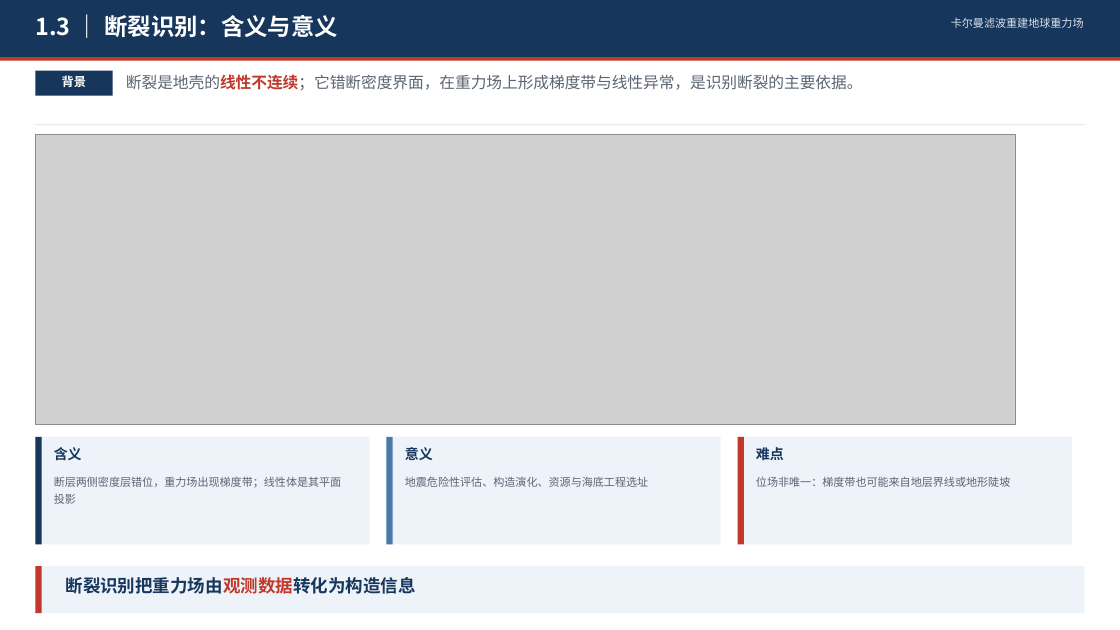
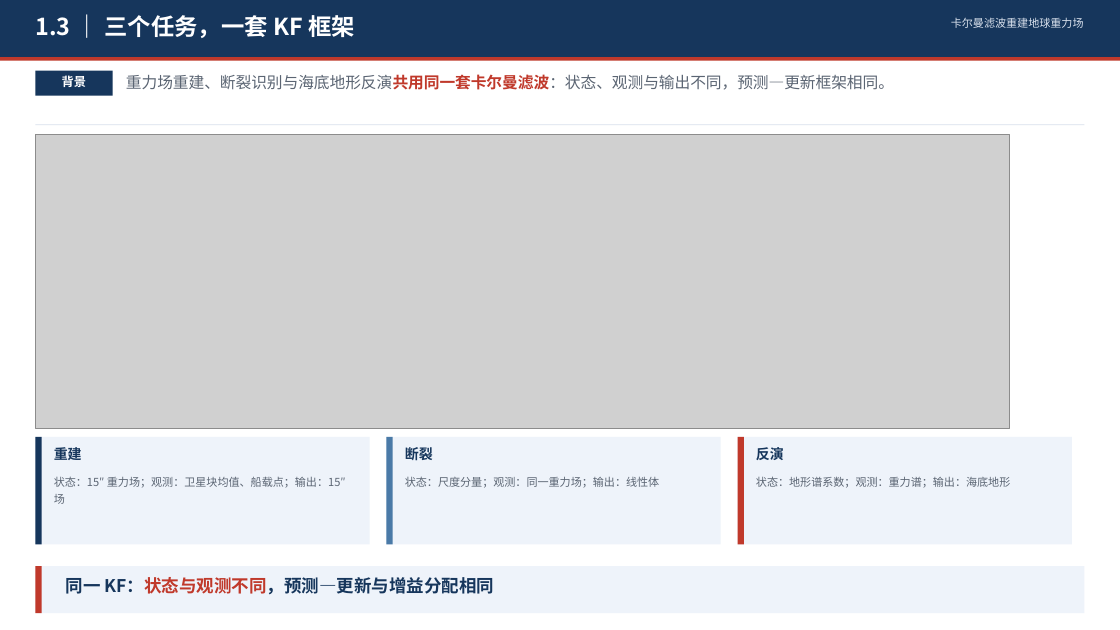
Before and after one commit to shuyunkai/kalman_gravity, a slide deck: slide 4 of ppt/卡尔曼滤波重建地球重力场_含研究内容.pptx. Drawn at 1120x630 pixels with LibreOffice and Linux fonts; fonts in the diff are those of the drawing; grey boxes stand for pictures. Boxes give left, top, right and bottom in pixels: in the first picture for what was removed or moved away, otherwise in the second. Text is boxed around its words. In the diff, an @@ line names an element or a change of style, - is before the commit and + after.

Commit message:
refactor(ppt): 三任务合并为统一 KF 框架页, 图件改真实数据
- 1.3 合并重建/断裂/反演: 真实场三联图 + 状态-观测-输出
- 7.2 改用真实 KF 三分量图
- 删除 1.3/1.4 分开的概念页
- 汇报稿 20 页

```diff
--- a/ppt/卡尔曼滤波重建地球重力场_含研究内容.pptx
+++ b/ppt/卡尔曼滤波重建地球重力场_含研究内容.pptx
@@ text at <box>35,15,355,38</box>: text changed @@
-1.3 ｜ 断裂识别：含义与意义
+1.3 ｜ 三个任务，一套 KF 框架
@@ text at <box>126,74,894,90</box>: text changed @@
-断裂是地壳的线性不连续；它错断密度界面，在重力场上形成梯度带与线性异常，是识别断裂的主要依据。
+重力场重建、断裂识别与海底地形反演共用同一套卡尔曼滤波：状态、观测与输出不同，预测—更新框架相同。
@@ picture: place and size @@
-picture at <box>35,134,1016,424</box>
+picture at <box>35,134,1010,429</box>
@@ text at <box>54,445,82,463</box>: text changed @@
-含义
+重建
@@ text at <box>405,445,433,463</box>: text changed @@
-意义
+断裂
@@ text at <box>756,447,784,460</box>: text changed @@
-难点
+反演
@@ text at <box>54,477,346,504</box>: text changed @@
-断层两侧密度层错位，重力场出现梯度带；线性体是其平面投影
+状态：15″ 重力场；观测：卫星块均值、船载点；输出：15″ 场
@@ text at <box>405,477,659,488</box>: text changed @@
-地震危险性评估、构造演化、资源与海底工程选址
+状态：尺度分量；观测：同一重力场；输出：线性体
@@ text at <box>756,476,1010,488</box>: text changed @@
-位场非唯一：梯度带也可能来自地层界线或地形陡坡
+状态：地形谱系数；观测：重力谱；输出：海底地形
@@ text at <box>66,577,494,595</box>: text changed @@
-断裂识别把重力场由观测数据转化为构造信息
+同一 KF：状态与观测不同，预测—更新与增益分配相同
```
Also in this commit, not shown: 1 other slide changed, 1 slide removed, 5 other files.
